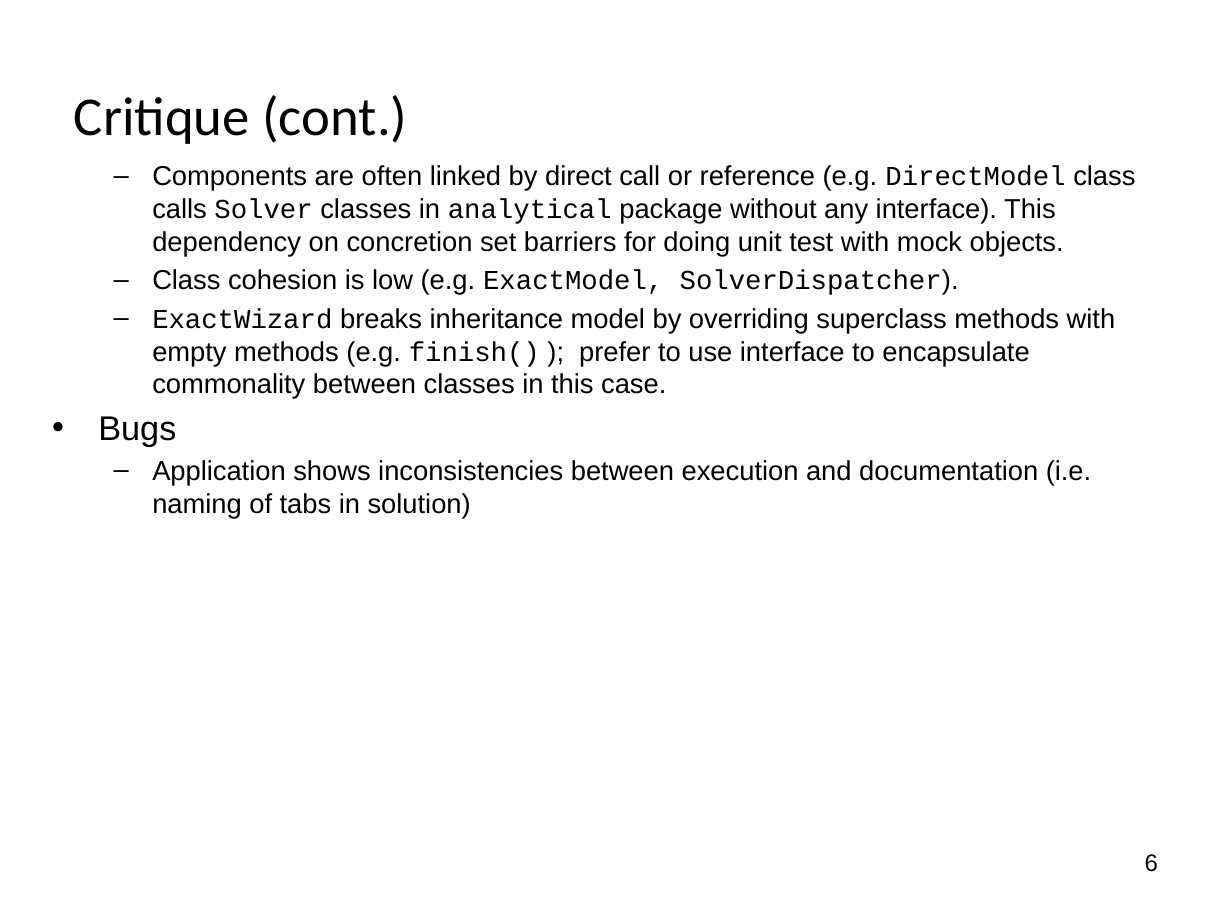
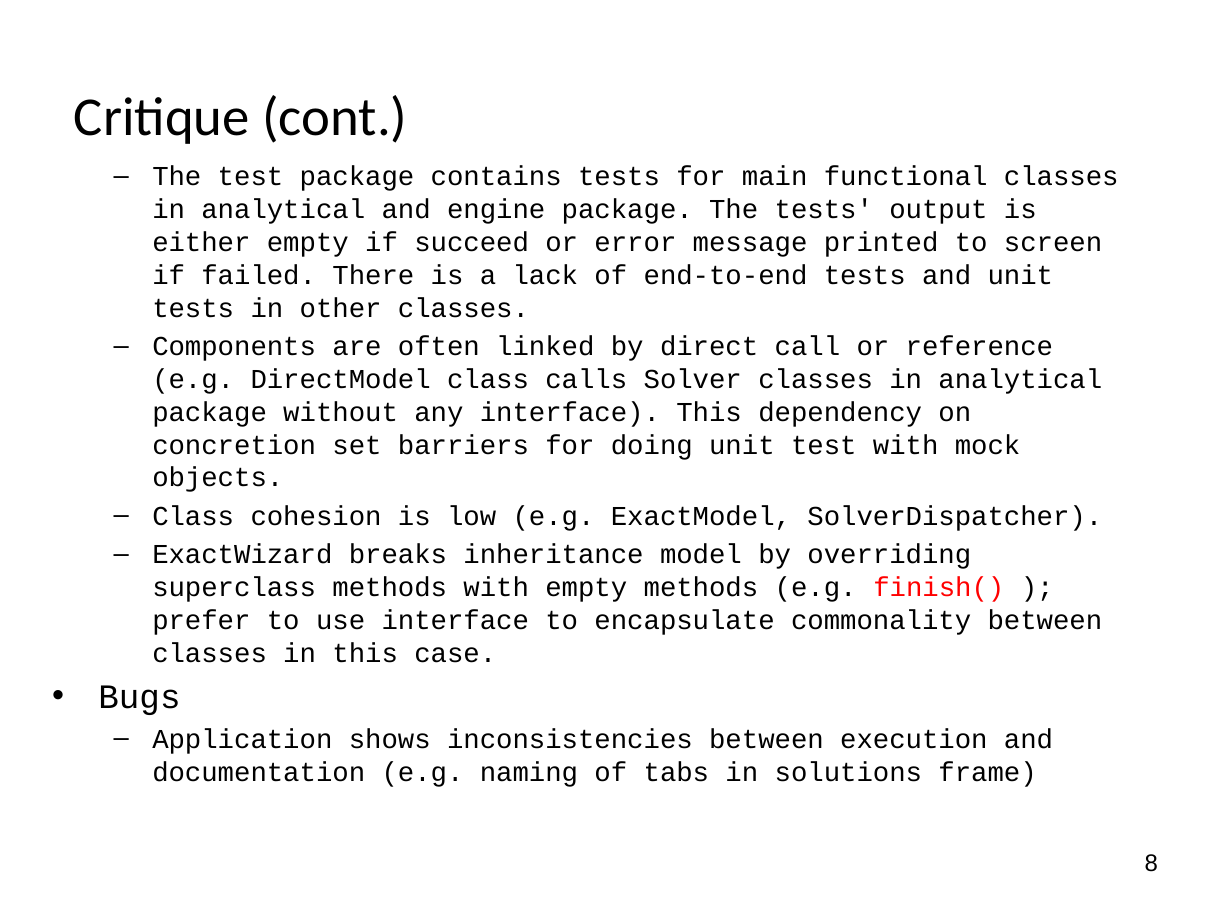
Before and after one commit to pavelgrib/SE_CW1, a slide deck: slide 9 of jmva_presentation.pptx. Drawn at 1232x924 pixels with LibreOffice and Linux fonts; fonts in the diff are those of the drawing; background and template pictures are left out. Boxes give left, top, right and bottom in pixels: in the first picture for what was removed or moved away, otherwise in the second. Text is boxed around its words. In the diff, an @@ line names an element or a change of style, - is before the commit and + after.

```diff
--- a/jmva_presentation.pptx
+++ b/jmva_presentation.pptx
@@ text at <box>152,166,1119,318</box>: paragraph added @@
+  – The test package contains tests for main functional classes in analytical and engine package. The tests' output is either empty if succeed or error message printed to screen if failed. There is a lack of end-to-end tests and unit tests in other classes.
@@ text at <box>98,336,1103,715</box>: font Arial to Courier New in "Components are often linked by direct call ...", "Class cohesion is low (e.g. SolverDispatcher).", "breaks inheritance model by overriding superclass methods ...", "Bugs"; text colour #000000 to #FF0000 in "finish()" @@
@@ text at <box>152,729,1053,787</box>: text changed; font Arial to Courier New @@
-  – Application shows inconsistencies between execution and documentation (i.e. naming of tabs in solution)
+  – Application shows inconsistencies between execution and documentation (e.g. naming of tabs in solutions frame)
@@ text at <box>1145,854,1158,872</box>: text changed @@
-6
+8
```
Also in this commit, not shown: 8 other slides changed, 3 other files.
